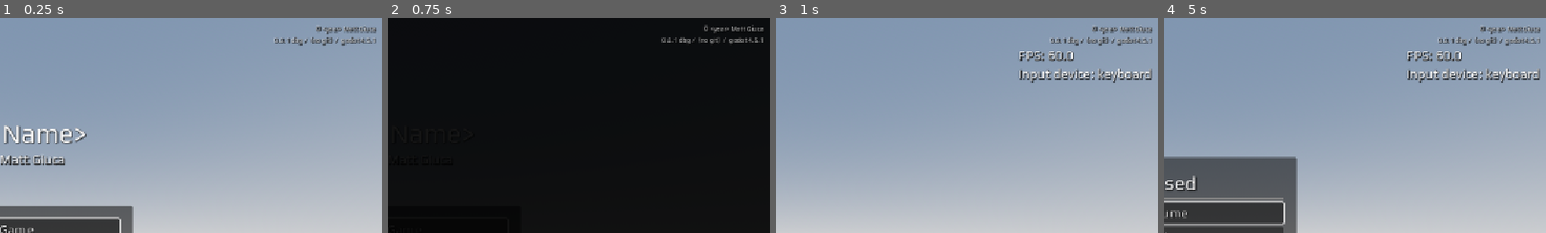
Above: before the commit, frames 1-4 (left to right).
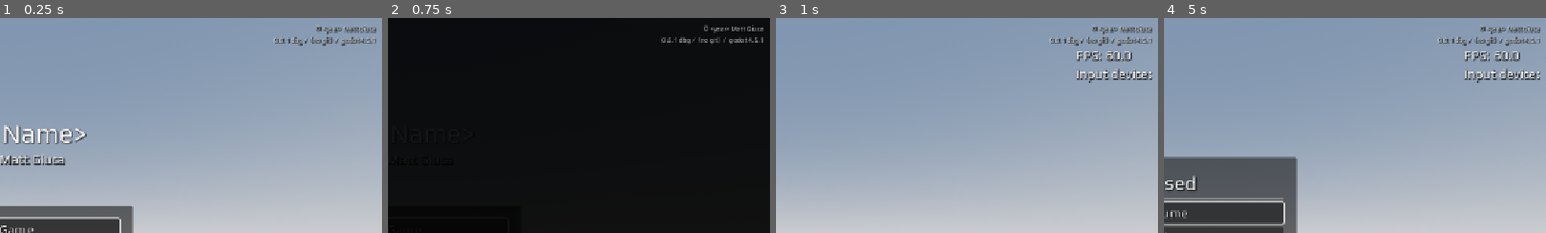
Above: after the commit, the same moments.

Repository: mgiuca/two-hands
Game: Godot game, scene res://scenes/main.tscn
Same seed, same stepped clock (60 frames per second), same inputs: the game is played once before the commit and once after it.
Inputs (mouse positions are % of the whole screen's width and height, from its top left):
- Up to frame 1 (0.25 s): no input
- Up to frame 2 (0.75 s): click "Start Game" at 0.5 s
- Up to frame 3 (1 s): no input
- Up to frame 4 (5 s): tap Enter (ui_accept) at 1.25, 1.52, 1.82, 2, 2.75, 3.5, 4.25, 4.52, 4.82 s; move the mouse to (72, 45) at 1.27 s; hold Right (ui_right) 1.28-2 s; click (72, 45) at 1.42 s; drag from (30, 55) to (45, 70) at 2.02 s; move the mouse to (60, 28) at 2.77 s; hold Right (ui_right) 2.78-3.5 s; click (60, 28) at 2.92 s; drag from (45, 70) to (20, 35) at 3.52 s; move the mouse to (80, 65) at 4.27 s; hold Left (ui_left) from 4.28 s (still down); click (80, 65) at 4.42 s; tap Escape (menu) at 4.9 s
The pictures show only the part of the screen within x 50-100%, y 0-50%; the shares and areas given below are measured in that part.

Frames 1-2 are identical in both runs. In frame 3, 2.0% of the frame differs, in the area x 63-99%, y 15-31%; in frame 4, 2.0%.

Commit message:
Removed InputManager.

Diff:
--- a/project.godot
+++ b/project.godot
@@ -17,7 +17,6 @@
 [autoload]
 
 Globals="*res://scenes/managers/globals.gd"
-InputManager="*res://scenes/managers/input_manager.gd"
 AudioManager="*res://scenes/managers/audio_manager.gd"
 LevelManager="*res://scenes/managers/level_manager.gd"
 GitStatus="*res://addons/git-status/utility.gd"
--- a/scenes/level.gd
+++ b/scenes/level.gd
@@ -23,10 +23,6 @@
 
   hud.debug_visible = debug_info
 
-  InputManager.mouse_visible = false
-  InputManager.input_mode_changed.connect(_on_input_mode_changed)
-  _on_input_mode_changed(InputManager.input_mode)
-
 func _unhandled_input(event: InputEvent) -> void:
   # Meta/UI inputs.
   if event.is_action_pressed('menu'):
@@ -51,11 +47,3 @@
     var x : float
     for i in randi_range(1000000, 4000000):
       x = sin(x)
-
-func _on_input_mode_changed(new_mode: InputManager.InputMode) -> void:
-  # TODO: Set the textures for all the button prompts.
-  match new_mode:
-    InputManager.InputMode.KEYBOARD:
-      pass
-    InputManager.InputMode.JOYSTICK:
-      pass
--- a/scenes/main_menu.gd
+++ b/scenes/main_menu.gd
@@ -18,8 +18,6 @@
     return
 
   Globals.init_settings(music_volume, sound_effects_volume)
-
-  InputManager.mouse_visible = true
 
   if OS.has_feature('mobile') or OS.has_feature('web'):
     # Doesn't make sense to "quit" on mobile or web.
--- a/scenes/managers/input_manager.gd
+++ /dev/null
@@ -1,53 +0,0 @@
-# Singleton manager concerned with detecting which input device is active and
-# notifying of input device changes.
-
-extends Node
-
-enum InputMode { KEYBOARD, JOYSTICK }
-
-signal input_mode_changed(new_mode: InputMode)
-
-# Which device we last received input from.
-# Used for various things like whether to show the cursor, tutorial prompts.
-var input_mode : InputMode:
-  set(value):
-    if input_mode != value:
-      input_mode = value
-      input_mode_changed.emit(value)
-
-## Sets whether the mouse cursor should be visible when in keyboard mode.
-## Note: The mouse will always be hidden in joystick mode regardless of this
-## setting.
-var mouse_visible : bool = true:
-  set(value):
-    mouse_visible = value
-    set_mouse_mode()
-
-func _ready() -> void:
-  input_mode = InputMode.KEYBOARD if Input.get_connected_joypads().is_empty() \
-               else InputMode.JOYSTICK
-  process_mode = Node.PROCESS_MODE_ALWAYS  # So _input works when paused.
-  set_mouse_mode()
-
-func _input(event : InputEvent) -> void:
-  # Just used to detect input mode changes (not actually handle input).
-  if event is InputEventKey:
-    input_mode = InputMode.KEYBOARD
-  elif event is InputEventJoypadButton or event is InputEventJoypadMotion:
-    input_mode = InputMode.JOYSTICK
-  elif event is InputEventMouse and mouse_visible:
-    # Logic is a bit tricky: if mouse_visible it means it would be hidden in
-    # joystick mode, so moving the mouse should switch to keyboard mode so you
-    # can see the mouse. If not mouse_visible, the mouse isn't relevant so this
-    # should not change things.
-    input_mode = InputMode.KEYBOARD
-  set_mouse_mode()
-
-func set_mouse_mode() -> void:
-  # TODO: Assumes the game will use a mouse only for menus. If the game will
-  # always have a mouse cursor, remove the mouse_visible concept and delete the
-  # else branches here.
-  if mouse_visible and input_mode == InputMode.KEYBOARD:
-    DisplayServer.mouse_set_mode(DisplayServer.MOUSE_MODE_VISIBLE)
-  else:
-    DisplayServer.mouse_set_mode(DisplayServer.MOUSE_MODE_HIDDEN)
--- a/scenes/ui/hud.gd
+++ b/scenes/ui/hud.gd
@@ -11,25 +11,7 @@
 
 func _ready() -> void:
   debug_visible = debug_visible  # Ensure setter is called.
-  InputManager.input_mode_changed.connect(_on_input_mode_changed)
-  _on_input_mode_changed(InputManager.input_mode)
 
 func set_framerate(framerate: float) -> void:
   if debug_visible:
     (%LblPerformance as Label).text = "FPS: %.1f" % framerate
-
-func _on_input_mode_changed(new_mode: InputManager.InputMode) -> void:
-  var input_device_str : String
-  match new_mode:
-    InputManager.InputMode.KEYBOARD:
-      input_device_str = 'keyboard'
-    InputManager.InputMode.JOYSTICK:
-      input_device_str = 'joystick'
-  (%LblInputMode as Label).text = 'Input device: %s' % input_device_str
-
-  # TODO: Set the textures for all the button prompts.
-  match new_mode:
-    InputManager.InputMode.KEYBOARD:
-      pass
-    InputManager.InputMode.JOYSTICK:
-      pass
--- a/scenes/ui/menu.gd
+++ b/scenes/ui/menu.gd
@@ -17,14 +17,12 @@
 func show_menu() -> void:
   get_tree().paused = true
   show()
-  InputManager.mouse_visible = true
   set_process_unhandled_input(true)
   (%BtnResume as Control).grab_focus()
 
 func resume() -> void:
   hide()
   get_tree().paused = false
-  InputManager.mouse_visible = false
   set_process_unhandled_input(false)
 
 func _on_btn_resume_pressed() -> void:
Not shown, removed: scenes/managers/input_manager.gd.uid
